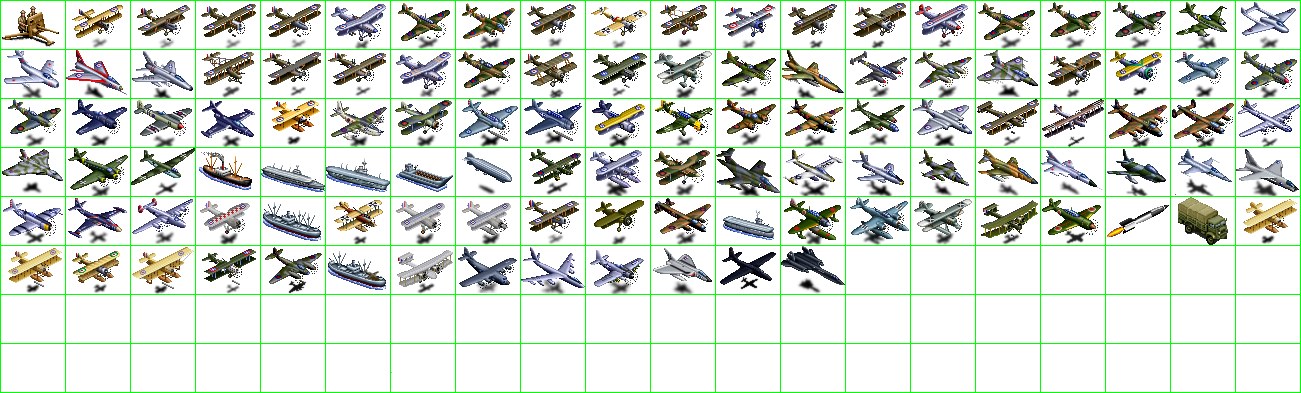
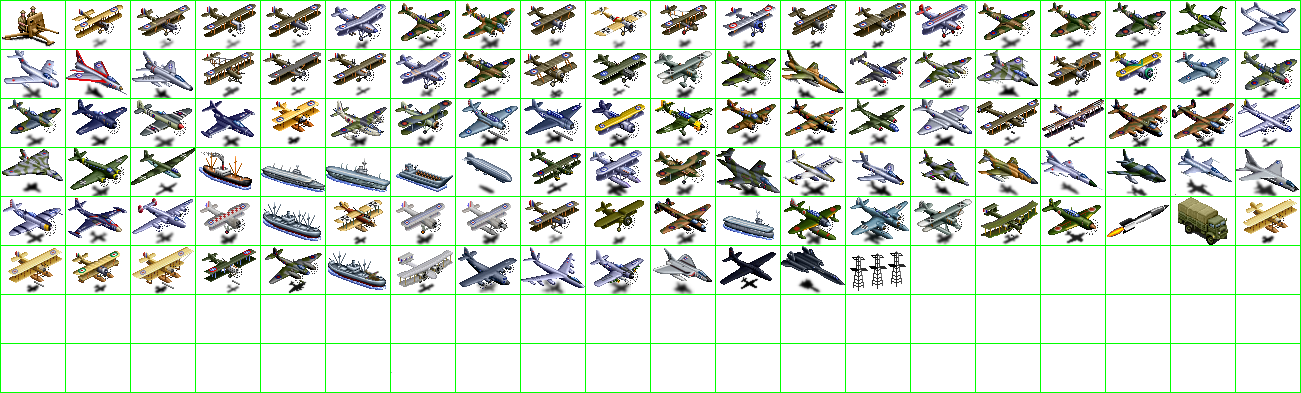
Layer changes from the first 1301x393 image to the second:
painted on "units" over [850,251,906,291]
